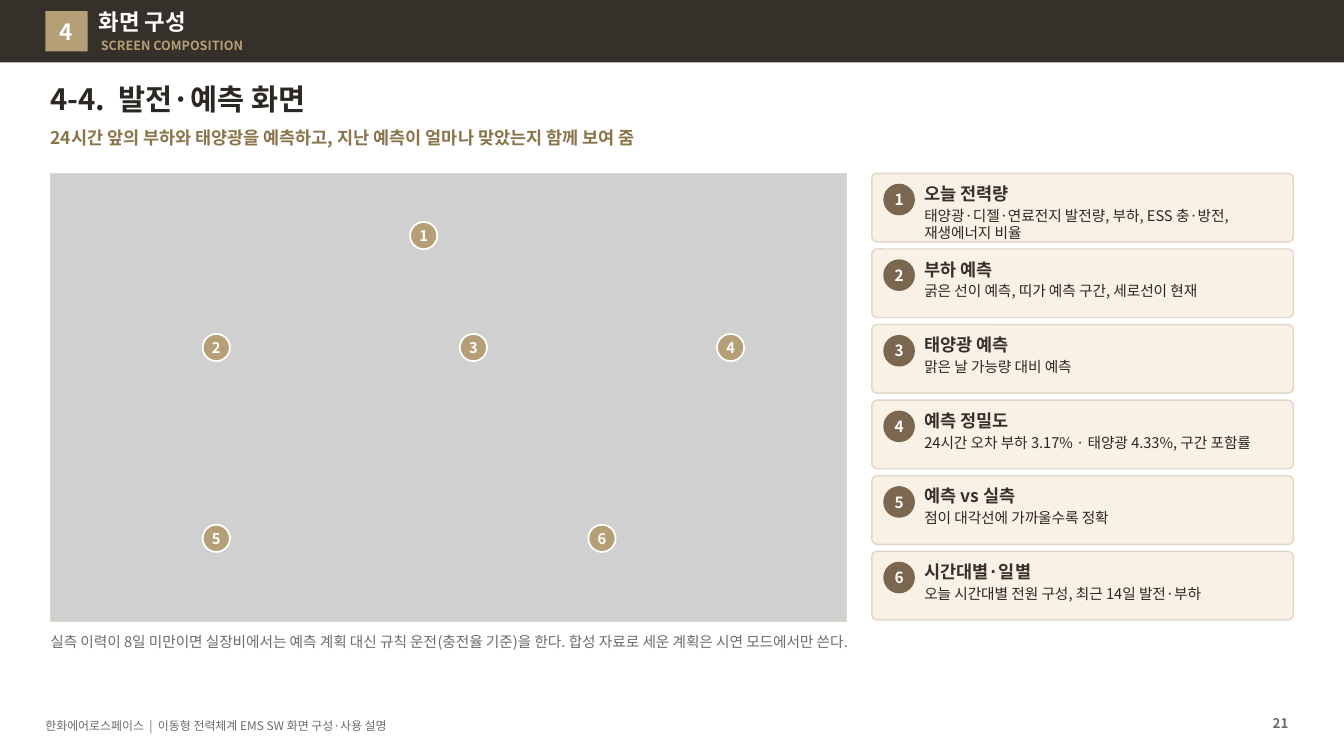
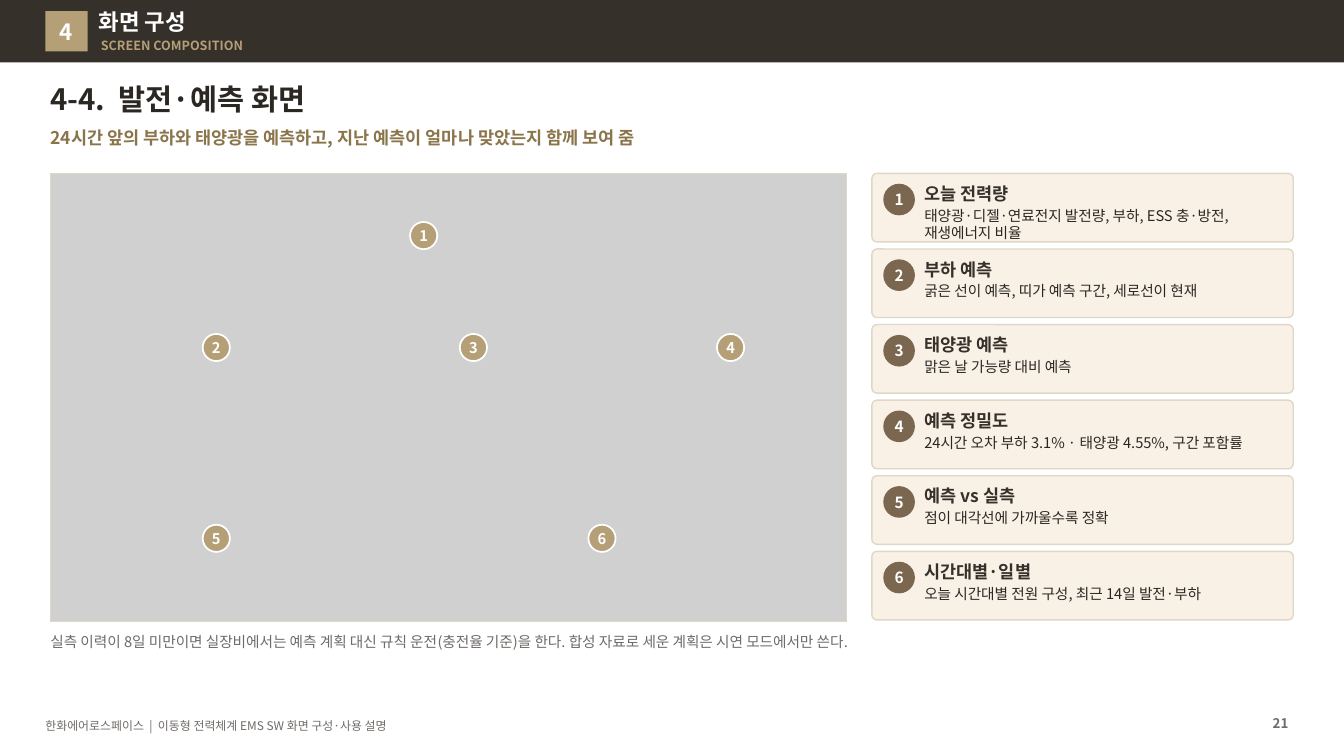
Before and after one commit to byunjd112-hue/headroom, a slide deck: slide 21 of mobile_ems/docs/out/IFPS_EMS_SW_화면구성_사용설명_보고자료_Rev29.pptx. Drawn at 1344x756 pixels with LibreOffice and Linux fonts; fonts in the diff are those of the drawing; grey boxes stand for pictures. Boxes give left, top, right and bottom in pixels: in the first picture for what was removed or moved away, otherwise in the second. Text is boxed around its words. In the diff, an @@ line names an element or a change of style, - is before the commit and + after.

```diff
--- a/mobile_ems/docs/out/IFPS_EMS_SW_화면구성_사용설명_보고자료_Rev29.pptx
+++ b/mobile_ems/docs/out/IFPS_EMS_SW_화면구성_사용설명_보고자료_Rev29.pptx
@@ text at (924, 435, 1242, 451): text changed @@
-24시간 오차 부하 3.17% · 태양광 4.33%, 구간 포함률
+24시간 오차 부하 3.1% · 태양광 4.55%, 구간 포함률
```
Also in this commit, not shown: 4 other slides changed, 47 other files.
